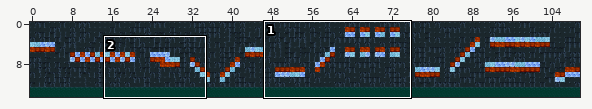
Two states of a Tiled map, DevRookies/Game/maps/platforms2.tmx. The picture above shows the old version from afar; the outline marks the close-up.
Close-up. Before the commit:
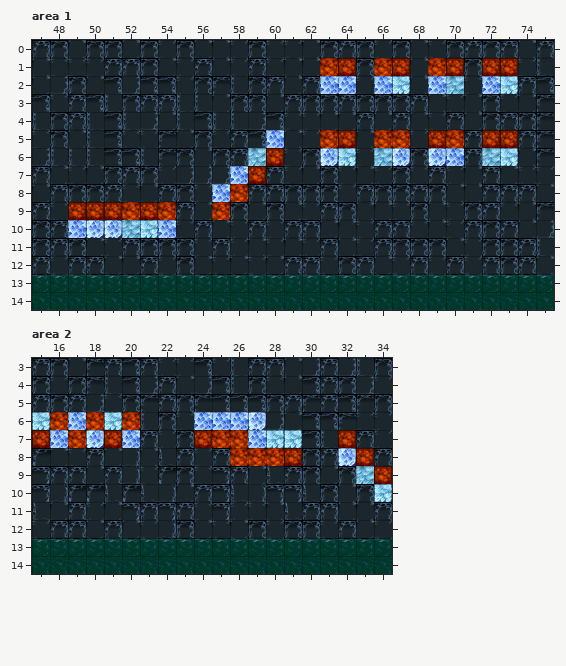
Cells are 32x32 px. Shown: area 1 x 47..75, y 0..14; area 2 x 15..34, y 3..14. The commit also changed other parts of the map, which this record leaves out.
New version:
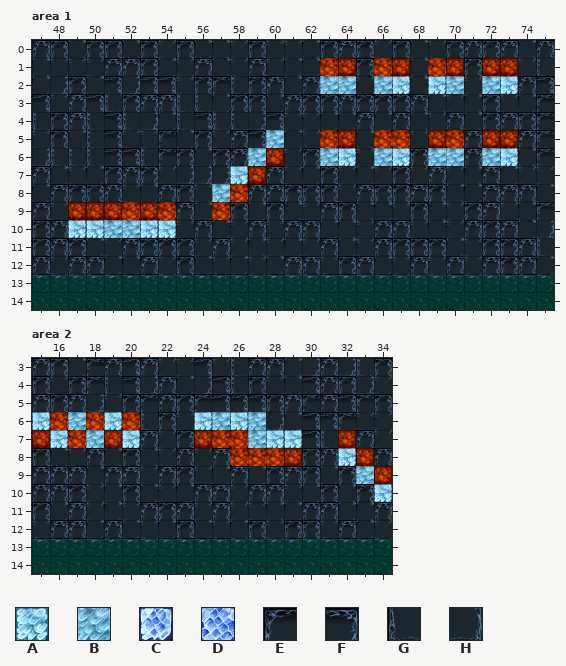
Key: from "lvl2": A 2, B 3, C 7, D 11, E 16, F 17, G 20, H 21.
_ is an empty cell, . an unchanged one.
The exact change:
--- layer "bottom", area 1
@@ x 63..72 @@
- 2 DD.D..D..D
+ 2 BB.B..A..B
@@ x 63..70 @@
- 6 C...C.CD
+ 6 B...A.BB
@@ x 49..54 @@
-10 DCC..D
+10 AAB..A
--- layer "top", area 1
@@ x 60..60 @@
- 5 D
+ 5 B
@@ x 57..58 @@
- 7 .D
- 8 D.
+ 7 .A
+ 8 B.
--- layer "water", area 2
@@ x 15..30 @@
- 8 E....H.G........
- 9 F....H.E..F..G..
-10 FHEEGEGH..FGHFFG
-11 G....F.F..F...G.
-12 .......H........
+ 8 _...._._........
+ 9 _...._._.._.._..
+10 ________..______
+11 _...._._.._..._.
+12 ......._........
--- layer "bottom", area 2
@@ x 16..32 @@
- 7 D.C.D............
- 8 ................C
+ 7 A.B.A............
+ 8 ................A
--- layer "top", area 2
@@ x 17..27 @@
- 6 D......DDDC
- 7 ..........D
+ 6 B......ABAB
+ 7 ..........B
